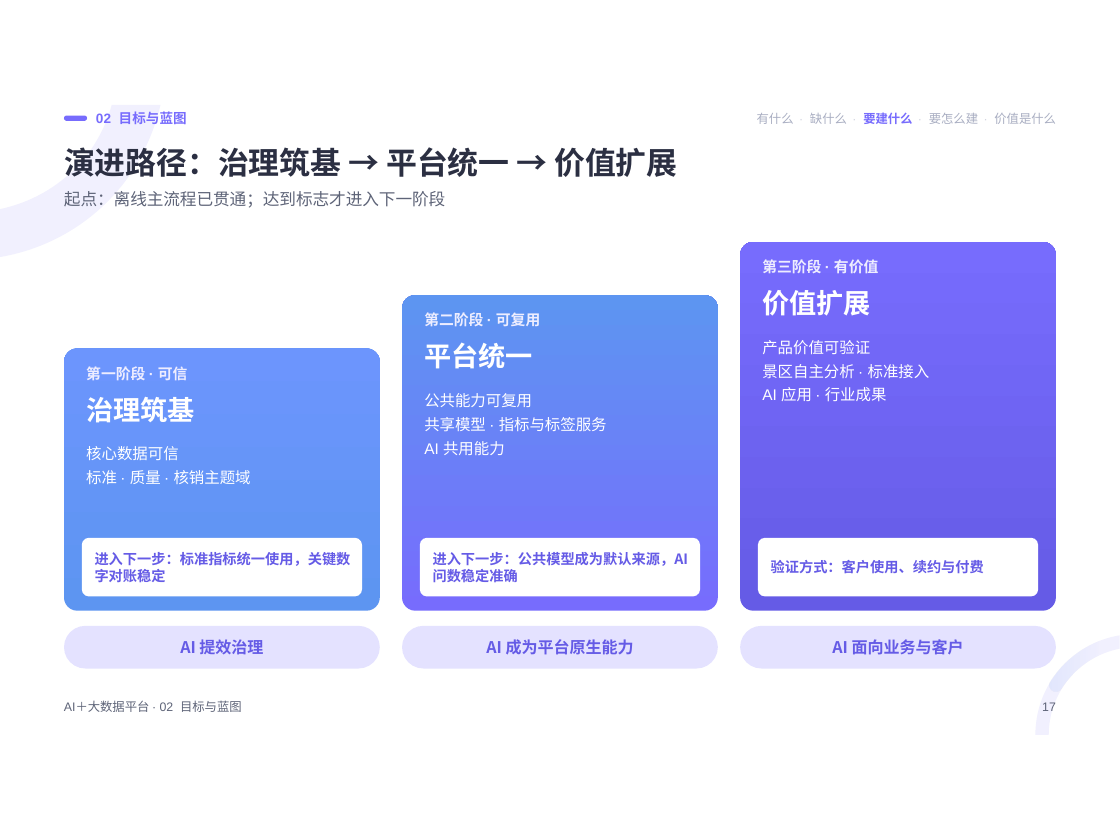
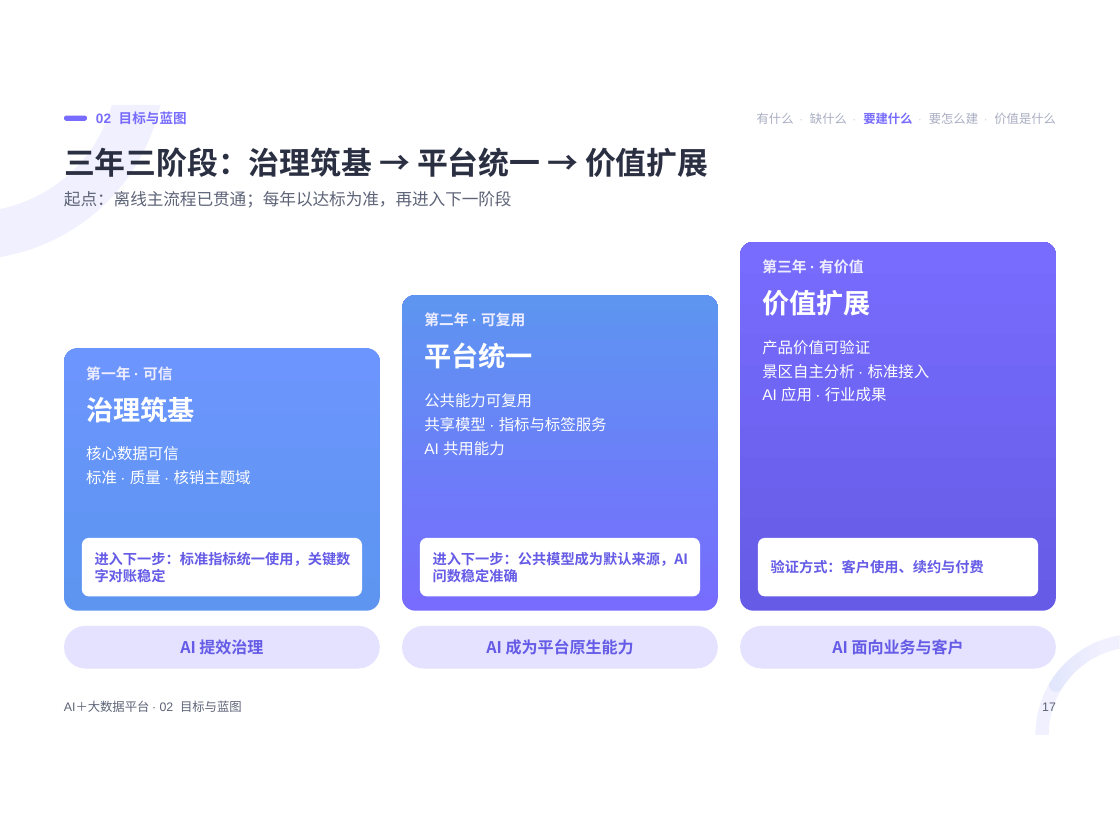
Before and after one commit to keanying/relevance, a slide deck: slide 17 of AI＋大数据平台.pptx. Drawn at 1120x840 pixels with LibreOffice and Linux fonts; fonts in the diff are those of the drawing. Boxes give left, top, right and bottom in pixels: in the first picture for what was removed or moved away, otherwise in the second. Text is boxed around its words. In the diff, an @@ line names an element or a change of style, - is before the commit and + after.

```diff
--- a/AI＋大数据平台.pptx
+++ b/AI＋大数据平台.pptx
@@ title at box(64, 147, 708, 177): text changed @@
-演进路径：治理筑基 → 平台统一 → 价值扩展
+三年三阶段：治理筑基 → 平台统一 → 价值扩展
@@ text at box(64, 191, 512, 208): text changed @@
-起点：离线主流程已贯通；达到标志才进入下一阶段
+起点：离线主流程已贯通；每年以达标为准，再进入下一阶段
@@ text at box(762, 259, 863, 273): text changed @@
-第三阶段 · 有价值
+第三年 · 有价值
@@ text at box(424, 312, 525, 327): text changed @@
-第二阶段 · 可复用
+第二年 · 可复用
@@ text at box(86, 366, 173, 381): text changed @@
-第一阶段 · 可信
+第一年 · 可信
```
Also in this commit, not shown: 36 other slides changed, 2 slides added, 1 other file.
